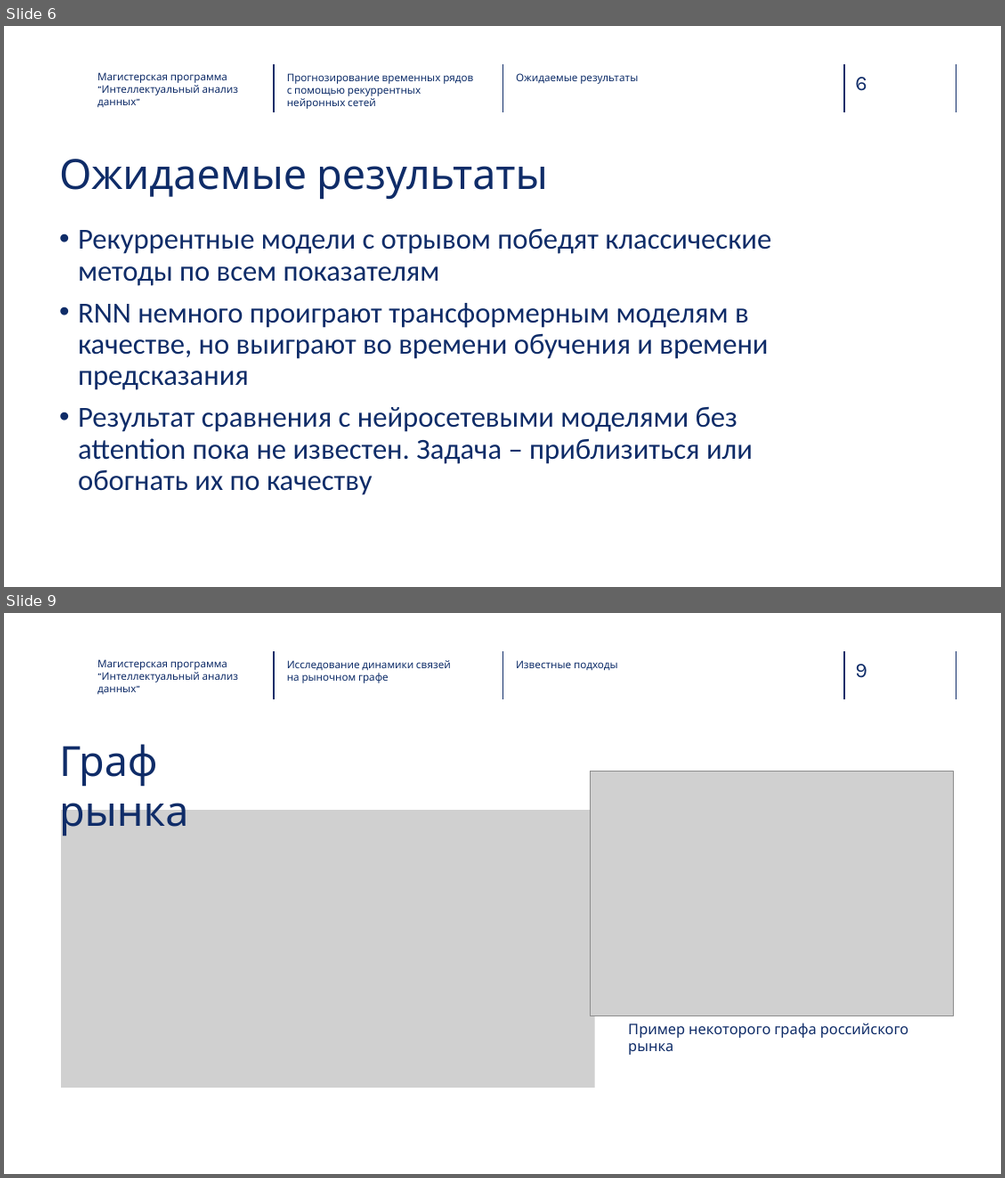
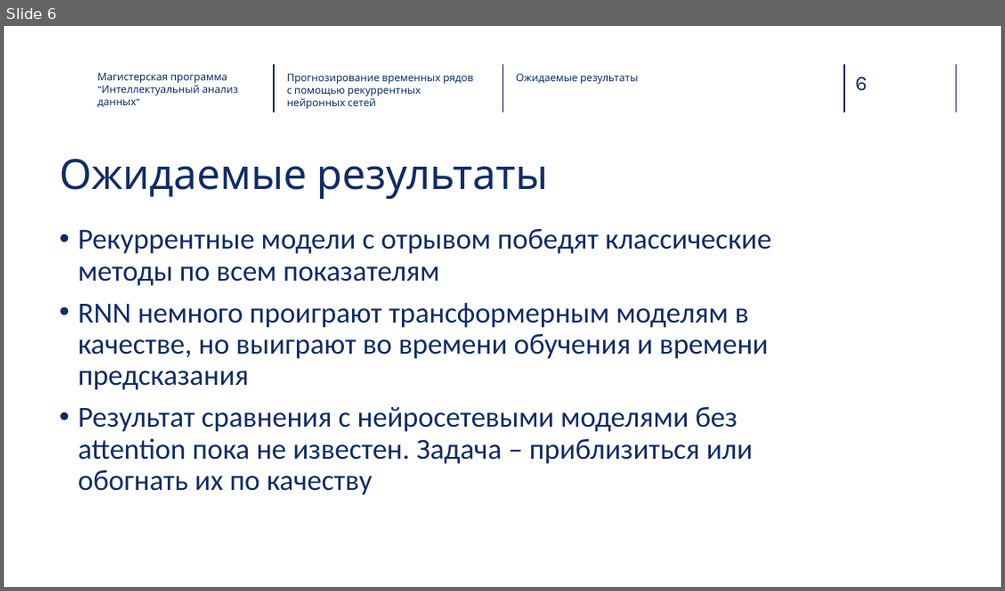
Before and after one commit to RukhovichIV/HSE-CS-Courses, a slide deck: courses/Diploma/docs/predzashita.pptx. Shown one above the other, each under a label of ours: slides 6 and 9 before the commit, slide 6 after it; the slides between them are not shown. The pictures are 1005x1178 and 1005x591 pixels, drawn with LibreOffice and Linux fonts; fonts in the diff are those of the drawing; grey boxes stand for pictures; background and template pictures are left out. Boxes give left, top, right and bottom in pixels: in the first picture for what was removed or moved away, otherwise in the second. Text is boxed around its words. In the diff, an @@ line names an element or a change of style, - is before the commit and + after.

```diff
--- a/courses/Diploma/docs/predzashita.pptx
+++ b/courses/Diploma/docs/predzashita.pptx
@@ slide 9 removed at <box>4,613,1001,1174</box>, background picture (left out); not listed: 5 template elements that a slide beside it also shows @@
@@ text removed at <box>97,659,238,694</box> @@
-Магистерская программа ”Интеллектуальный анализ данных”
@@ text removed at <box>287,660,451,683</box> @@
-Исследование динамики связей на рыночном графе
@@ text removed at <box>516,660,618,670</box> @@
-Известные подходы
@@ text removed at <box>59,744,188,837</box> @@
-Граф рынка
@@ picture removed at <box>590,771,953,1016</box> @@
@@ picture removed at <box>61,810,595,1087</box> @@
@@ text removed at <box>628,1022,909,1054</box> @@
-Пример некоторого графа российского рынка
```
Also in this commit, not shown: 6 other slides removed, 24 other files.
